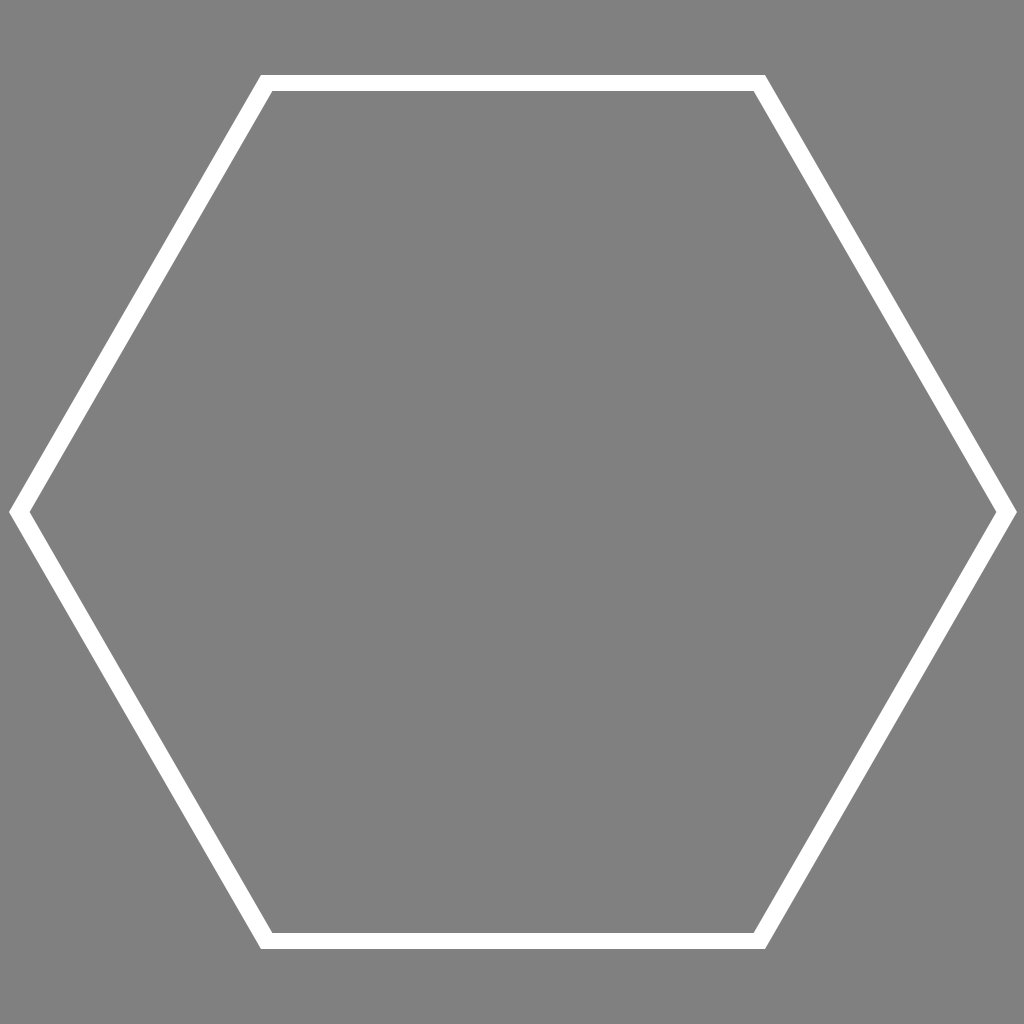
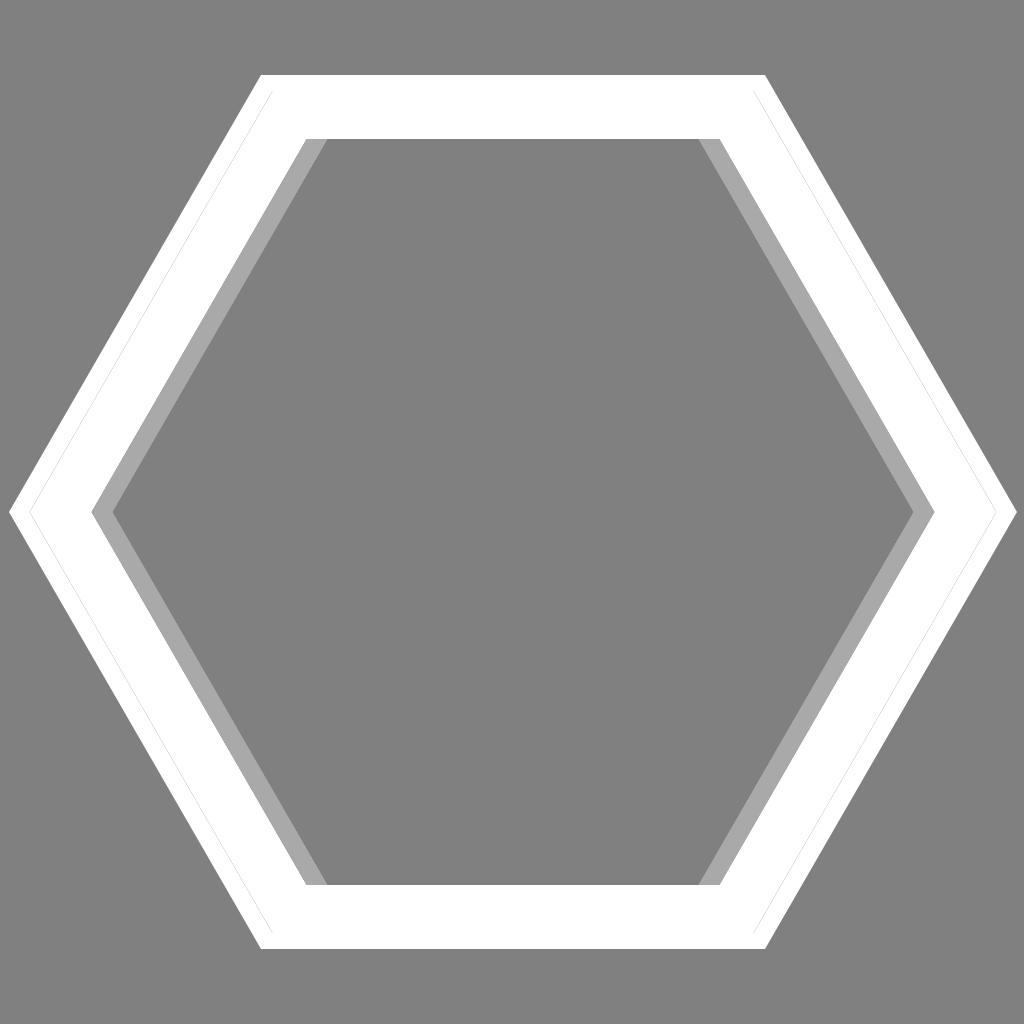
Revision of a layered 1024×1024 image; what changed, layer by layer:
painted on "Layer 1" over (30, 91, 996, 933)
